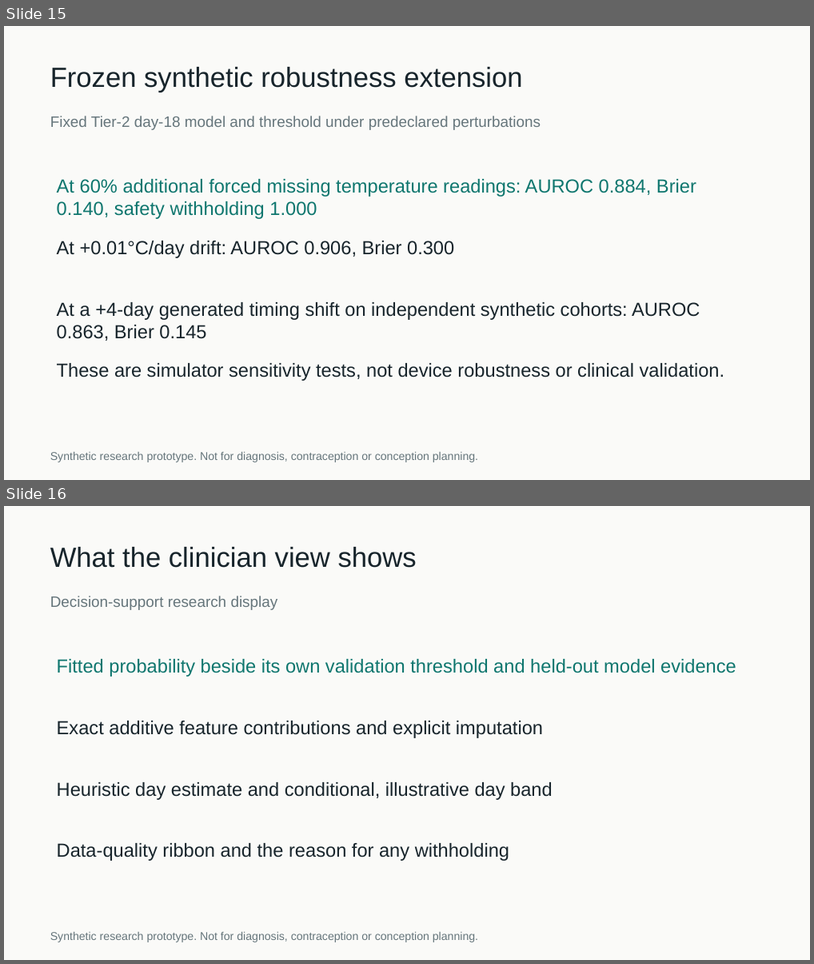
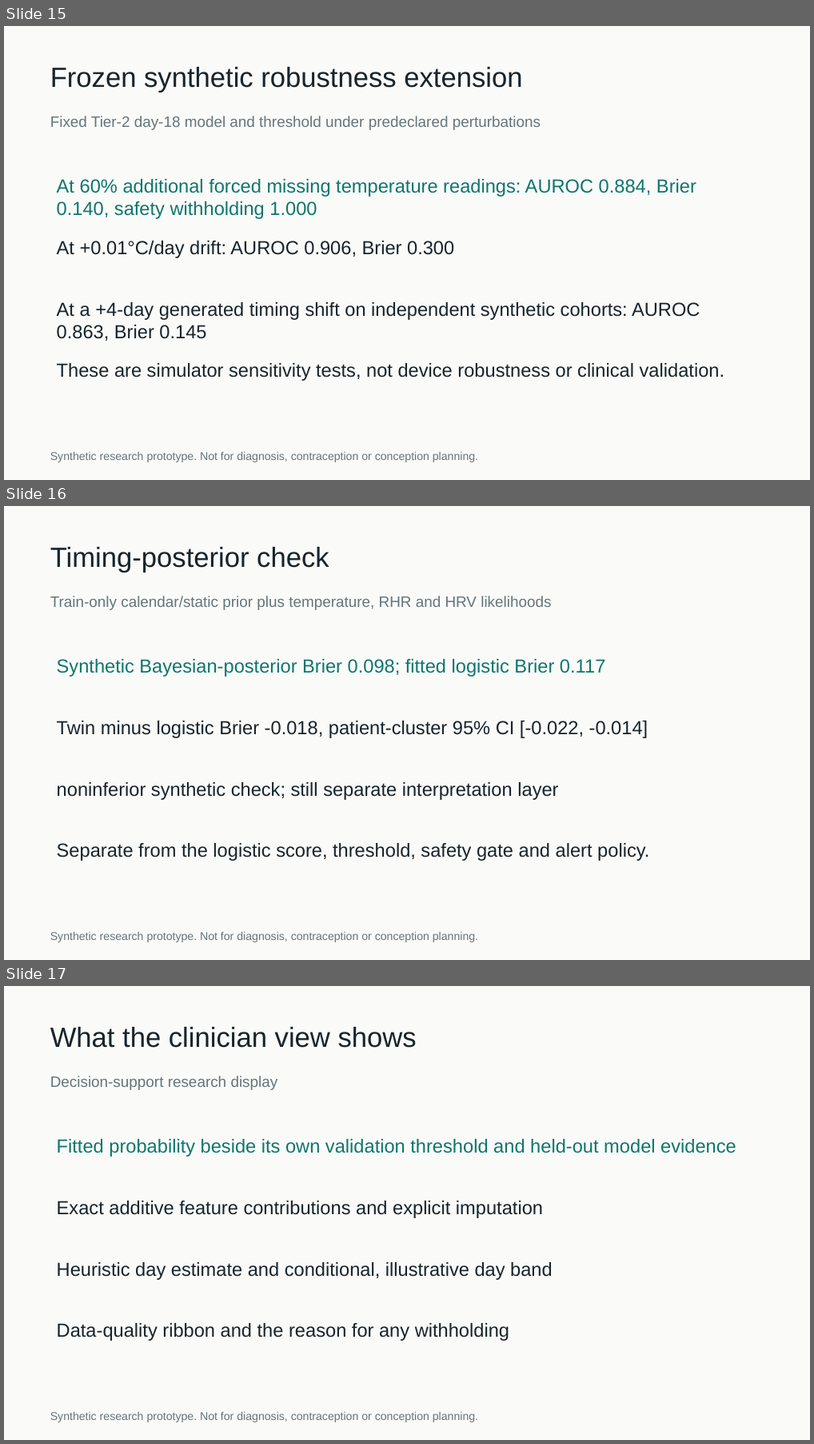
Before and after one commit to kushagragupta2005/CycleTwin_VIT, a slide deck: deliverables/CycleTwin_pitch_deck.pptx. Shown one above the other, each under a label of ours: slides 15 and 16 before the commit, slides 15, 16 and 17 after it. The pictures are 814x964 and 814x1444 pixels, drawn with LibreOffice and Linux fonts; fonts in the diff are those of the drawing. Boxes give left, top, right and bottom in pixels: in the first picture for what was removed or moved away, otherwise in the second. Text is boxed around its words. In the diff, an @@ line names an element or a change of style, - is before the commit and + after.

```diff
--- a/deliverables/CycleTwin_pitch_deck.pptx
+++ b/deliverables/CycleTwin_pitch_deck.pptx
@@ slide 16 added at (4,506,810,960), background #FAFAF8 @@
@@ text added at (50,547,329,572), 33 pt, text #17242B @@
+Timing-posterior check
@@ text added at (50,596,551,610), 18 pt, text #65757B @@
+Train-only calendar/static prior plus temperature, RHR and HRV likelihoods
@@ text added at (57,659,606,676), 22.5 pt, text #0E766E @@
+Synthetic Bayesian-posterior Brier 0.098; fitted logistic Brier 0.117
@@ text added at (57,720,649,738), 22.5 pt, text #17242B @@
+Twin minus logistic Brier -0.018, patient-cluster 95% CI [-0.022, -0.014]
@@ text added at (57,782,558,800), 22.5 pt, text #17242B @@
+noninferior synthetic check; still separate interpretation layer
@@ text added at (57,843,650,860), 22.5 pt, text #17242B @@
+Separate from the logistic score, threshold, safety gate and alert policy.
@@ text added at (50,932,478,942), 13.5 pt, text #65757B @@
+Synthetic research prototype. Not for diagnosis, contraception or conception planning.
@@ what was slide 16 is now slide 17 @@
```
Also in this commit, not shown: 17 other files.
